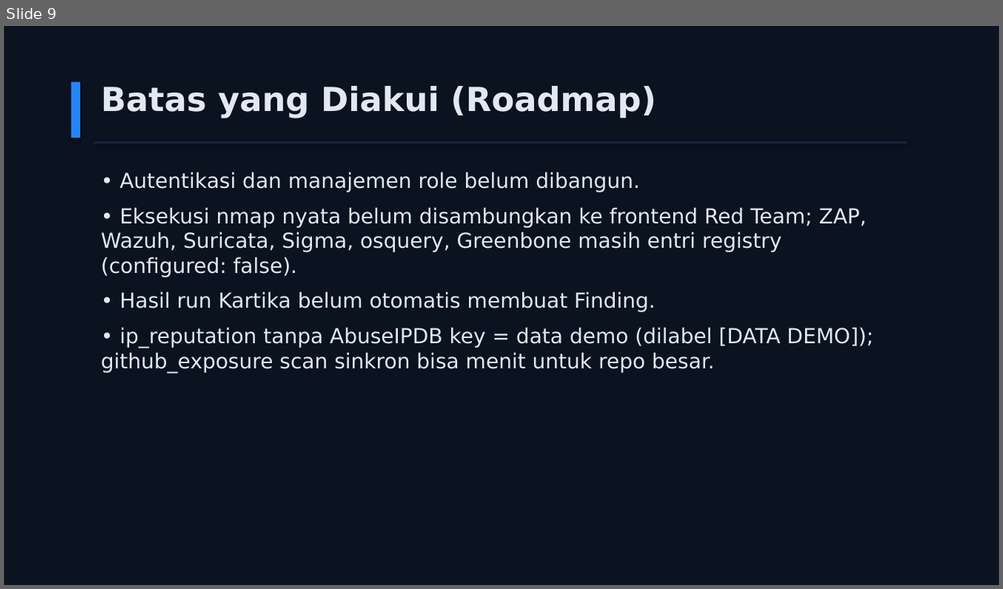
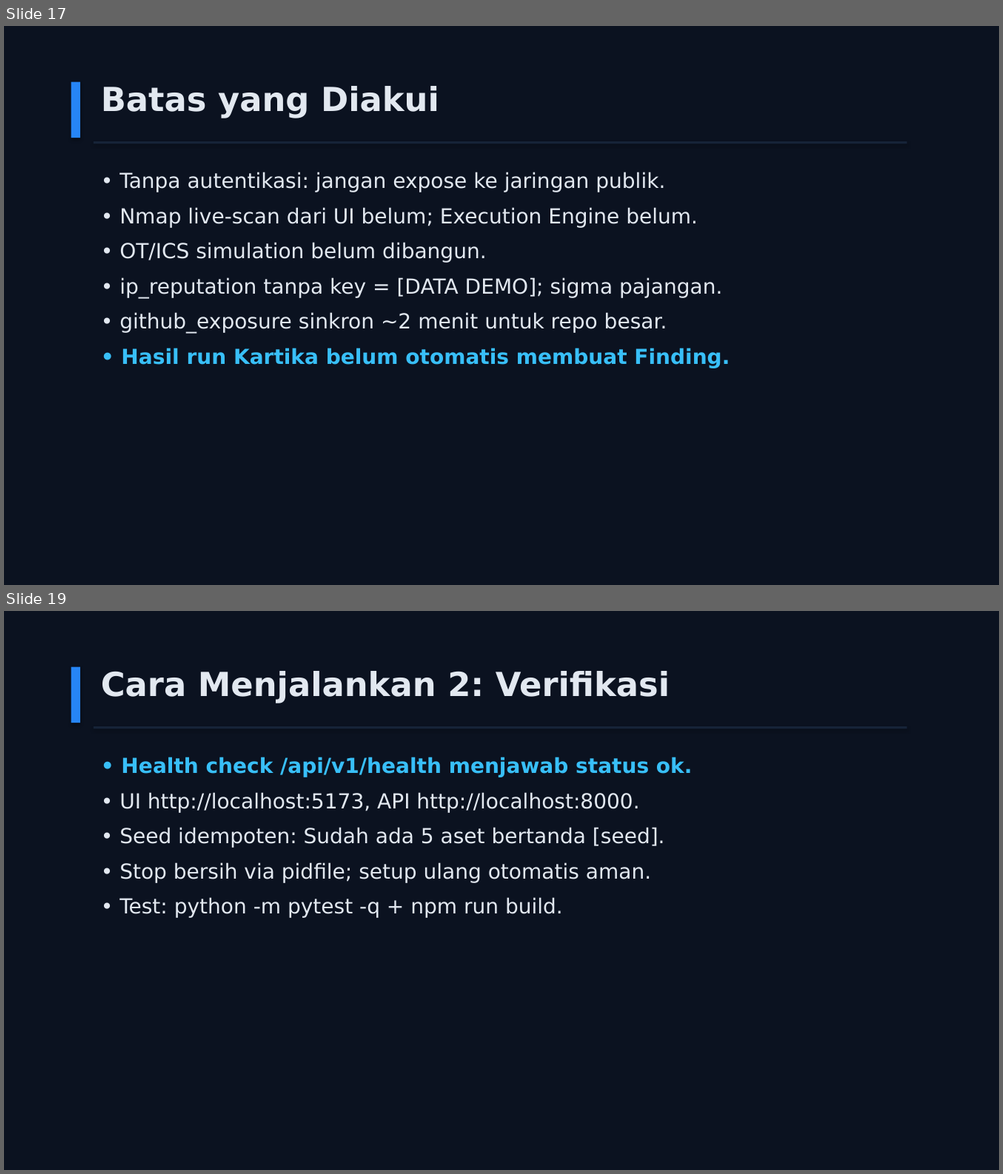
Before and after one commit to jejakmasgondrong/GARDA-CYBER, a slide deck: submission/GARDA-CYBER-slide-penjelasan.pptx. Shown one above the other, each under a label of ours: slide 9 before the commit, slides 17 and 19 after it; the slides between them are not shown. The pictures are 1003x589 and 1003x1174 pixels, drawn with LibreOffice and Linux fonts; fonts in the diff are those of the drawing. Boxes give left, top, right and bottom in pixels: in the first picture for what was removed or moved away, otherwise in the second. Text is boxed around its words. In the diff, an @@ line names an element or a change of style, - is before the commit and + after.

Commit message:
docs: slide penjelasan 19 content slide + cover dari fakta terverifikasi (PPTX regenerate, koreksi hitungan test)

```diff
--- a/submission/GARDA-CYBER-slide-penjelasan.pptx
+++ b/submission/GARDA-CYBER-slide-penjelasan.pptx
@@ slide 19 added at <box>4,611,999,1170</box>, background #0B1220 @@
@@ rectangle added at <box>71,667,80,723</box>, fill #2685F6 @@
@@ text added at <box>101,671,669,703</box>, 32 pt, text #E2E8F0, bold @@
+Cara Menjalankan 2: Verifikasi
@@ rectangle added at <box>94,726,907,729</box>, fill #162338 @@
@@ text added at <box>119,757,692,918</box>, 20 pt, text #E2E8F0 @@
+• Health check /api/v1/health menjawab status ok.
+• UI http://localhost:5173, API http://localhost:8000.
+• Seed idempoten: Sudah ada 5 aset bertanda [seed].
+• Stop bersih via pidfile; setup ulang otomatis aman.
+• Test: python -m pytest -q + npm run build.
@@ what was slide 9 is now slide 17 @@
@@ slide 17 changed as well @@
@@ text at <box>101,86,439,118</box>: text changed @@
-Batas yang Diakui (Roadmap)
+Batas yang Diakui
@@ text at <box>119,172,722,334</box>: text changed @@
-• Autentikasi dan manajemen role belum dibangun.
-• Eksekusi nmap nyata belum disambungkan ke frontend Red Team; ZAP, Wazuh, Suricata, Sigma, osquery, Greenbone masih entri registry (configured: false).
+• Tanpa autentikasi: jangan expose ke jaringan publik.
+• Nmap live-scan dari UI belum; Execution Engine belum.
+• OT/ICS simulation belum dibangun.
+• ip_reputation tanpa key = [DATA DEMO]; sigma pajangan.
+• github_exposure sinkron ~2 menit untuk repo besar.
@@ text at <box>101,327,874,373</box>: paragraph removed @@
-• ip_reputation tanpa AbuseIPDB key = data demo (dilabel [DATA DEMO]); github_exposure scan sinkron bisa menit untuk repo besar.
@@ text at <box>121,348,729,369</box>: text colour #E2E8F0 to #38BFF8, bold on in "• Hasil run Kartika belum otomatis membuat ..." @@
```
Also in this commit, not shown: 9 other slides changed, 9 other slides added, 1 slide removed, 1 other file.
